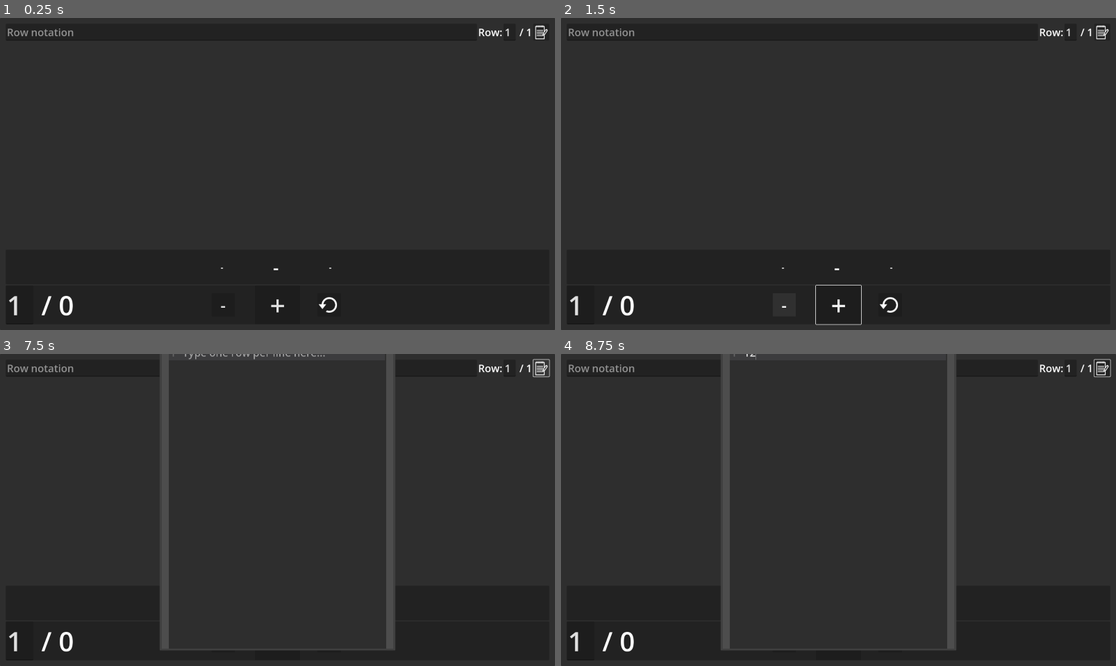
Above: before the commit, frames 1-4 (two rows, left to right).
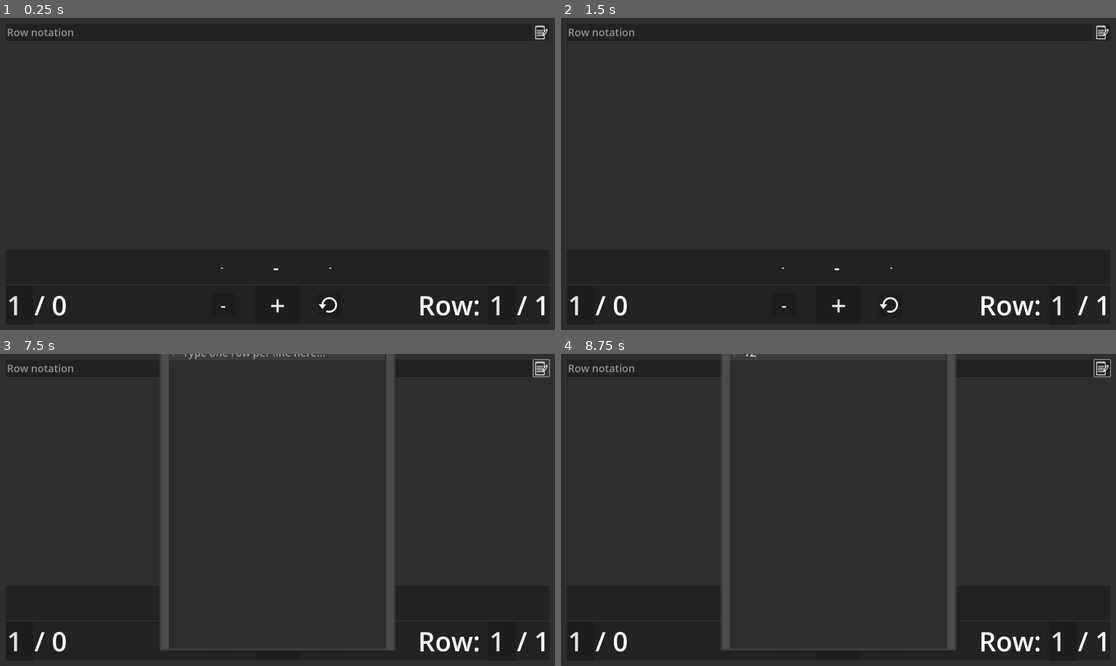
Above: after the commit, the same moments.

Repository: FlynnD273/CrochetCounter
Game: Godot game, scene res://main.tscn
Two runs of this game, one before a commit and one after it. Both use one fixed random seed, a clock stepped at 60 frames per second and the inputs below.
Inputs (mouse positions are in pixels of both pictures, inside the frame that each line leads up to):
- Up to frame 1 (0.25 s): no input
- Up to frame 2 (1.5 s): click "+" at 0.5 s; click "-" at 1.25 s
- Up to frame 3 (7.5 s): click (327, 641) at 2 s; click (327, 641) at 2.75 s; click (327, 641) at 3.5 s; click "+" at 4.25 s; click "-" at 5 s; click "+" at 5.75 s; click "-" at 6.5 s; click (543, 369) at 7.25 s
- Up to frame 4 (8.75 s): click (838, 500) at 8.02 s; type "12" at 8.1 s

The runs differ from the first frame. In frame 1, 0.7% of the frame differs, in the area x 6-99%, y 3-96%; in frame 2, 0.8%, in the area x 6-99%, y 3-99%; in frame 3, 0.7%; in frame 4, 0.7%.

Commit message:
Refactor a little bit

Diff:
--- a/main.tscn
+++ b/main.tscn
@@ -17,24 +17,17 @@
 [sub_resource type="Shortcut" id="Shortcut_1bvp3"]
 events = [SubResource("InputEventAction_h2yge")]
 
-[node name="PanelContainer" type="PanelContainer" node_paths=PackedStringArray("row_label", "row_input", "curr_stitch_label", "next_stitch_label", "next_next_stitch_label", "prev_stitch_label", "row_edit")]
+[node name="PanelContainer" type="PanelContainer"]
 anchors_preset = 15
 anchor_right = 1.0
 anchor_bottom = 1.0
 grow_horizontal = 2
 grow_vertical = 2
-theme = ExtResource("1_ig7tw")
 script = ExtResource("2_0xm2m")
 stitch_spacing = 250.0
-row_label = NodePath("MarginContainer/VBoxContainer/HBoxContainer/RowLabel")
-row_input = NodePath("MarginContainer/VBoxContainer/HBoxContainer2/Row")
-curr_stitch_label = NodePath("MarginContainer/VBoxContainer/VBoxContainer/Panel/CurrentStitch")
-next_stitch_label = NodePath("MarginContainer/VBoxContainer/VBoxContainer/Panel/NextStitch")
-next_next_stitch_label = NodePath("MarginContainer/VBoxContainer/VBoxContainer/Panel/NextNextStitch")
-prev_stitch_label = NodePath("MarginContainer/VBoxContainer/VBoxContainer/Panel/PrevStitch")
-row_edit = NodePath("RowsDialog")
 
 [node name="RowsDialog" parent="." instance=ExtResource("6_efxa6")]
+unique_name_in_owner = true
 visible = false
 
 [node name="MarginContainer" type="MarginContainer" parent="."]
@@ -47,27 +40,13 @@
 layout_mode = 2
 
 [node name="Row" type="LineEdit" parent="MarginContainer/VBoxContainer/HBoxContainer2"]
+unique_name_in_owner = true
 layout_mode = 2
 size_flags_horizontal = 3
 size_flags_vertical = 0
 placeholder_text = "Row notation"
 script = ExtResource("3_h2yge")
 shortcut = SubResource("Shortcut_1bvp3")
-
-[node name="Label" type="Label" parent="MarginContainer/VBoxContainer/HBoxContainer2"]
-layout_mode = 2
-text = "Row:"
-
-[node name="CurrentRow" type="LineEdit" parent="MarginContainer/VBoxContainer/HBoxContainer2" node_paths=PackedStringArray("manager")]
-layout_mode = 2
-theme_override_constants/minimum_character_width = 1
-script = ExtResource("4_5vw27")
-manager = NodePath("../../../..")
-
-[node name="TotalRows" type="Label" parent="MarginContainer/VBoxContainer/HBoxContainer2"]
-layout_mode = 2
-text = " / "
-script = ExtResource("6_4c57u")
 
 [node name="Button" type="Button" parent="MarginContainer/VBoxContainer/HBoxContainer2"]
 custom_minimum_size = Vector2(55, 55)
@@ -94,6 +73,7 @@
 theme_override_constants/separation = 20
 
 [node name="RowLabel" type="Label" parent="MarginContainer/VBoxContainer/HBoxContainer"]
+unique_name_in_owner = true
 layout_mode = 2
 text = "Row"
 
@@ -114,6 +94,7 @@
 layout_mode = 2
 
 [node name="PrevStitch" type="Label" parent="MarginContainer/VBoxContainer/VBoxContainer/Panel"]
+unique_name_in_owner = true
 layout_mode = 0
 offset_right = 500.0
 offset_bottom = 88.0
@@ -127,6 +108,7 @@
 clip_text = true
 
 [node name="CurrentStitch" type="Label" parent="MarginContainer/VBoxContainer/VBoxContainer/Panel"]
+unique_name_in_owner = true
 layout_mode = 0
 offset_right = 500.0
 offset_bottom = 88.0
@@ -140,6 +122,7 @@
 clip_text = true
 
 [node name="NextStitch" type="Label" parent="MarginContainer/VBoxContainer/VBoxContainer/Panel"]
+unique_name_in_owner = true
 layout_mode = 0
 offset_right = 500.0
 offset_bottom = 88.0
@@ -153,6 +136,7 @@
 clip_text = true
 
 [node name="NextNextStitch" type="Label" parent="MarginContainer/VBoxContainer/VBoxContainer/Panel"]
+unique_name_in_owner = true
 layout_mode = 0
 offset_right = 500.0
 offset_bottom = 88.0
@@ -218,40 +202,61 @@
 
 [node name="HBoxContainer" type="HBoxContainer" parent="MarginContainer/VBoxContainer/PanelContainer"]
 layout_mode = 2
+mouse_filter = 2
+
+[node name="CurrentStitch" type="LineEdit" parent="MarginContainer/VBoxContainer/PanelContainer/HBoxContainer" node_paths=PackedStringArray("manager")]
+layout_mode = 2
 size_flags_horizontal = 0
-mouse_filter = 2
-
-[node name="CurrentStitch" type="LineEdit" parent="MarginContainer/VBoxContainer/PanelContainer/HBoxContainer" node_paths=PackedStringArray("manager")]
-layout_mode = 2
-size_flags_horizontal = 0
-theme_override_constants/minimum_character_width = 1
-theme_override_font_sizes/font_size = 92
+theme = ExtResource("1_ig7tw")
+theme_type_variation = &"BigLineEdit"
 expand_to_text_length = true
 script = ExtResource("5_7mycd")
 manager = NodePath("../../../../..")
 
 [node name="TotalStitches" type="Label" parent="MarginContainer/VBoxContainer/PanelContainer/HBoxContainer"]
 layout_mode = 2
-theme_override_font_sizes/font_size = 92
+theme_type_variation = &"BigLabel"
 text = " / "
 script = ExtResource("5_lquwl")
 
+[node name="Spacer" type="Control" parent="MarginContainer/VBoxContainer/PanelContainer/HBoxContainer"]
+layout_mode = 2
+size_flags_horizontal = 3
+
+[node name="Label" type="Label" parent="MarginContainer/VBoxContainer/PanelContainer/HBoxContainer"]
+layout_mode = 2
+theme_type_variation = &"BigLabel"
+text = "Row: "
+
+[node name="CurrentRow" type="LineEdit" parent="MarginContainer/VBoxContainer/PanelContainer/HBoxContainer" node_paths=PackedStringArray("manager")]
+layout_mode = 2
+theme_type_variation = &"BigLineEdit"
+theme_override_constants/minimum_character_width = 1
+expand_to_text_length = true
+script = ExtResource("4_5vw27")
+manager = NodePath("../../../../..")
+
+[node name="TotalRows" type="Label" parent="MarginContainer/VBoxContainer/PanelContainer/HBoxContainer"]
+layout_mode = 2
+theme_type_variation = &"BigLabel"
+text = " / "
+script = ExtResource("6_4c57u")
+
 [connection signal="index_changed" from="." to="MarginContainer/VBoxContainer/PanelContainer/HBoxContainer/CurrentStitch" method="stitch_changed"]
-[connection signal="row_changed" from="." to="MarginContainer/VBoxContainer/HBoxContainer2/CurrentRow" method="row_changed"]
-[connection signal="rows_changed" from="." to="MarginContainer/VBoxContainer/HBoxContainer2/TotalRows" method="on_rows_changed"]
+[connection signal="row_changed" from="." to="MarginContainer/VBoxContainer/PanelContainer/HBoxContainer/CurrentRow" method="row_changed"]
+[connection signal="rows_changed" from="." to="MarginContainer/VBoxContainer/PanelContainer/HBoxContainer/TotalRows" method="on_rows_changed"]
 [connection signal="stitches_changed" from="." to="MarginContainer/VBoxContainer/PanelContainer/HBoxContainer/TotalStitches" method="on_stitches_changed"]
 [connection signal="accepted" from="RowsDialog" to="." method="row_editor_closed"]
 [connection signal="accepted" from="RowsDialog" to="MarginContainer/VBoxContainer/PanelContainer/CenterContainer/Forward" method="grab_focus"]
 [connection signal="text_changed" from="MarginContainer/VBoxContainer/HBoxContainer2/Row" to="." method="update_row"]
 [connection signal="text_submitted" from="MarginContainer/VBoxContainer/HBoxContainer2/Row" to="." method="update_row"]
 [connection signal="text_submitted" from="MarginContainer/VBoxContainer/HBoxContainer2/Row" to="MarginContainer/VBoxContainer/PanelContainer/CenterContainer/Forward" method="grab_focus" unbinds=1]
-[connection signal="text_submitted" from="MarginContainer/VBoxContainer/HBoxContainer2/CurrentRow" to="MarginContainer/VBoxContainer/HBoxContainer2/CurrentRow" method="set_row"]
-[connection signal="text_submitted" from="MarginContainer/VBoxContainer/HBoxContainer2/CurrentRow" to="MarginContainer/VBoxContainer/PanelContainer/CenterContainer/Forward" method="grab_focus" unbinds=1]
 [connection signal="pressed" from="MarginContainer/VBoxContainer/HBoxContainer2/Button" to="." method="open_row_editor"]
 [connection signal="pressed" from="MarginContainer/VBoxContainer/PanelContainer/CenterContainer/Forward" to="." method="next_stitch"]
 [connection signal="pressed" from="MarginContainer/VBoxContainer/PanelContainer/CenterContainer/Forward/Back" to="." method="prev_stitch"]
 [connection signal="pressed" from="MarginContainer/VBoxContainer/PanelContainer/CenterContainer/Forward/Back" to="MarginContainer/VBoxContainer/PanelContainer/CenterContainer/Forward" method="grab_focus"]
 [connection signal="pressed" from="MarginContainer/VBoxContainer/PanelContainer/CenterContainer/Forward/Restart" to="MarginContainer/VBoxContainer/PanelContainer/CenterContainer/Forward" method="grab_focus"]
-[connection signal="pressed" from="MarginContainer/VBoxContainer/PanelContainer/CenterContainer/Forward/Restart" to="." method="set_stitch_index" binds= [0]]
 [connection signal="text_submitted" from="MarginContainer/VBoxContainer/PanelContainer/HBoxContainer/CurrentStitch" to="MarginContainer/VBoxContainer/PanelContainer/HBoxContainer/CurrentStitch" method="set_stitch"]
 [connection signal="text_submitted" from="MarginContainer/VBoxContainer/PanelContainer/HBoxContainer/CurrentStitch" to="MarginContainer/VBoxContainer/PanelContainer/CenterContainer/Forward" method="grab_focus" unbinds=1]
+[connection signal="text_submitted" from="MarginContainer/VBoxContainer/PanelContainer/HBoxContainer/CurrentRow" to="MarginContainer/VBoxContainer/PanelContainer/HBoxContainer/CurrentRow" method="set_row"]
+[connection signal="text_submitted" from="MarginContainer/VBoxContainer/PanelContainer/HBoxContainer/CurrentRow" to="MarginContainer/VBoxContainer/PanelContainer/CenterContainer/Forward" method="grab_focus" unbinds=1]
--- a/project.godot
+++ b/project.godot
@@ -28,6 +28,10 @@
 window/per_pixel_transparency/allowed=true
 window/handheld/orientation=1
 
+[gui]
+
+theme/custom="uid://do2ed37wbrkem"
+
 [input]
 
 focus_row_input={
--- a/stitch_manager.gd
+++ b/stitch_manager.gd
@@ -1,23 +1,24 @@
 class_name StitchManager
 extends PanelContainer
 
-signal index_changed(int)
-signal row_changed(int)
-signal rows_changed(Array)
-signal stitches_changed(BaseStitch)
+signal index_changed(index: int)
+signal row_changed(row: int)
+signal rows_changed(rows: Array)
+signal stitches_changed(stitches: BaseStitch)
 
 const END_MARKER := ">"
 const START_MARKER := "<"
 
 @export var transition_duration := 0.2
 @export var stitch_spacing: float = 150
-@export var row_label: Label
-@export var row_input: LineEdit
-@export var curr_stitch_label: Label
-@export var next_stitch_label: Label
-@export var next_next_stitch_label: Label
-@export var prev_stitch_label: Label
-@export var row_edit: RowEditPopup
+
+@onready var row_label: Label = %RowLabel
+@onready var row_input: LineEdit = %Row
+@onready var curr_stitch_label: Label = %CurrentStitch
+@onready var next_stitch_label: Label = %NextStitch
+@onready var next_next_stitch_label: Label = %NextNextStitch
+@onready var prev_stitch_label: Label = %PrevStitch
+@onready var row_edit: RowEditPopup = %RowsDialog
 
 var SAVE_PATH = "user://state.tres"
 var curr_tween: Tween
@@ -103,7 +104,12 @@
 		smooth_index = next_index
 	next_index = index + delta
 	curr_tween = create_tween()
-	curr_tween.tween_property(self, "smooth_index", next_index, transition_duration).set_trans(Tween.TRANS_EXPO).set_ease(Tween.EASE_OUT)
+	(
+		curr_tween
+		. tween_property(self, "smooth_index", next_index, transition_duration)
+		. set_trans(Tween.TRANS_EXPO)
+		. set_ease(Tween.EASE_OUT)
+	)
 
 
 func load_state() -> void:
@@ -146,8 +152,14 @@
 				s.children = [p, SingleStitch.parse(strings[0])]
 				stack.append(s)
 			else:
-				stack[-1].children.append(
-					RepeatStitch.new(SingleStitch.parse(strings[0]), int(strings[1])),
+				(
+					stack[-1]
+					. children
+					. append(
+						RepeatStitch.new(
+							SingleStitch.parse(strings[0]), int(strings[1])
+						),
+					)
 				)
 		elif strings[1] != "":
 			var p: BaseStitch = stack[-1].children.pop_back()
@@ -219,7 +231,9 @@
 	prev_stitch_label.scale = (Vector2.ONE * (smoothstep(1, -1, smooth_index - index)))
 	curr_stitch_label.scale = (Vector2.ONE * (smoothstep(2, 0, smooth_index - index)))
 	next_stitch_label.scale = (Vector2.ONE * (smoothstep(-1, 1, smooth_index - index)))
-	next_next_stitch_label.scale = (Vector2.ONE * (smoothstep(0, 2, smooth_index - index)))
+	next_next_stitch_label.scale = (
+		Vector2.ONE * (smoothstep(0, 2, smooth_index - index))
+	)
 	prev_stitch_label.position.x = (
 		center
 		- (offset + 1) * stitch_spacing * (prev_stitch_label.scale.x + 1) / 2
@@ -250,7 +264,8 @@
 		parent.size.y / 2 - next_stitch_label.size.y * next_stitch_label.scale.y / 2
 	)
 	next_next_stitch_label.position.y = (
-		parent.size.y / 2 - next_next_stitch_label.size.y * next_next_stitch_label.scale.y / 2
+		parent.size.y / 2
+		- next_next_stitch_label.size.y * next_next_stitch_label.scale.y / 2
 	)
 
 
--- a/theme.tres
+++ b/theme.tres
@@ -2,6 +2,11 @@
 
 [resource]
 default_font_size = 36
+BigLabel/base_type = &"Label"
+BigLabel/font_sizes/font_size = 92
+BigLineEdit/base_type = &"LineEdit"
+BigLineEdit/font_sizes/font_size = 92
+LineEdit/constants/minimum_character_width = 1
 MarginContainer/constants/margin_bottom = 20
 MarginContainer/constants/margin_left = 20
 MarginContainer/constants/margin_right = 20
--- a/total_rows.gd
+++ b/total_rows.gd
@@ -2,4 +2,4 @@
 
 
 func on_rows_changed(arr: Array) -> void:
-	text = " / " + str(arr.size())
+	text = "/ " + str(arr.size())
--- a/total_stitches.gd
+++ b/total_stitches.gd
@@ -2,4 +2,4 @@
 
 
 func on_stitches_changed(stitch: BaseStitch) -> void:
-	text = " / " + str(stitch.length)
+	text = "/ " + str(stitch.length)
Not shown, changed: web/index.html
Not shown, changed: web/index.pck
Not shown, changed: web/index.service.worker.js
